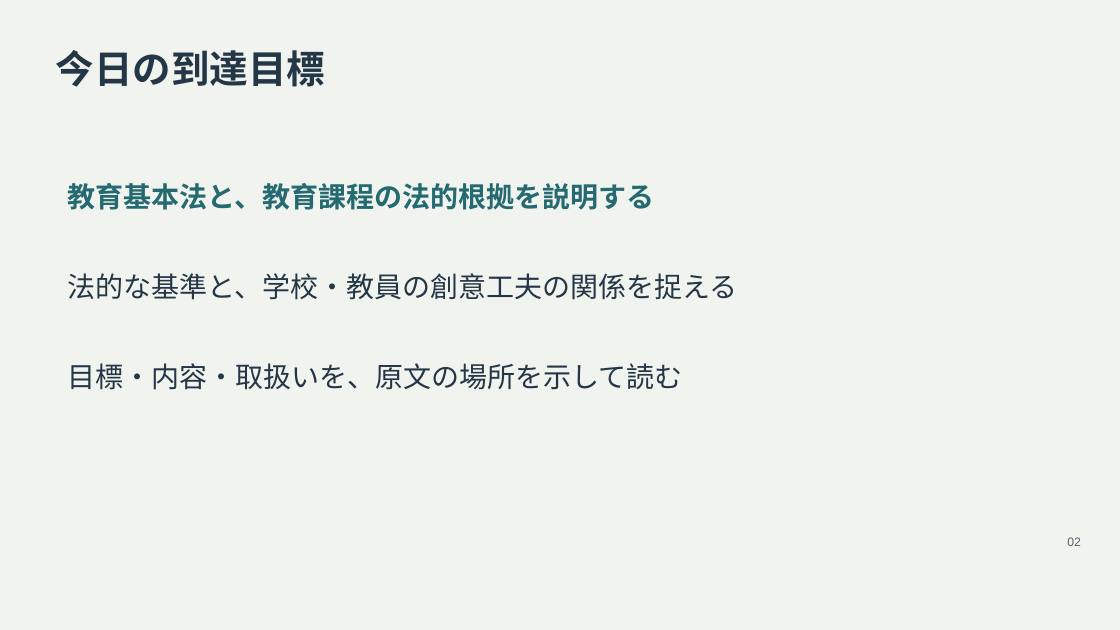
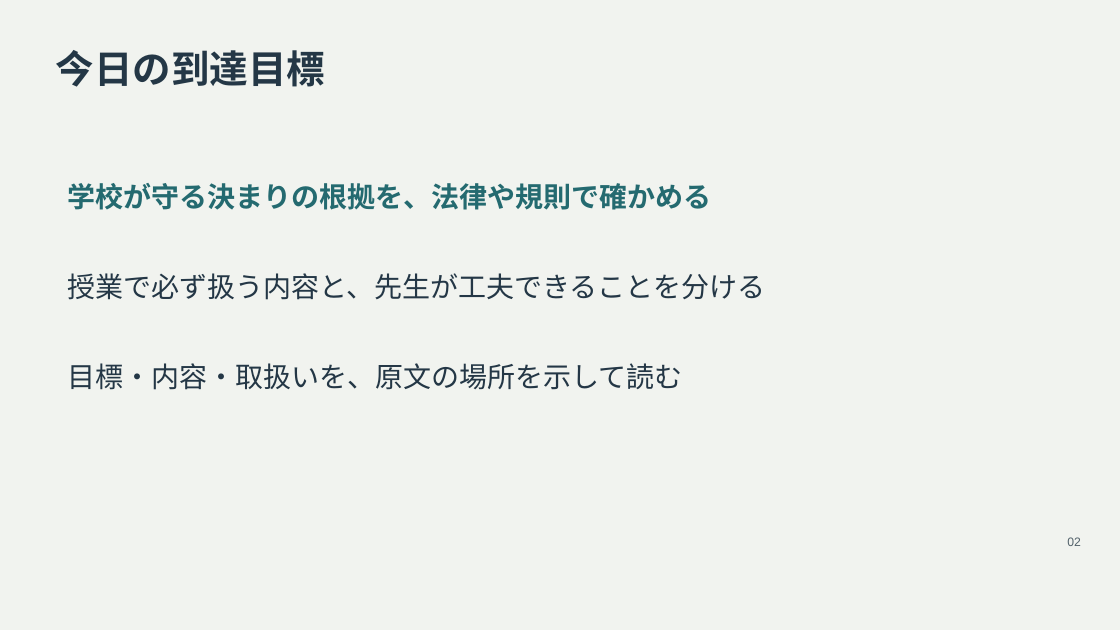
Before and after one commit to zooc-14calbp/industrial-education-i, a slide deck: slide 2 of lessons/05/slides.pptx. Drawn at 1120x630 pixels with LibreOffice and Linux fonts; fonts in the diff are those of the drawing. Boxes give left, top, right and bottom in pixels: in the first picture for what was removed or moved away, otherwise in the second. Text is boxed around its words. In the diff, an @@ line names an element or a change of style, - is before the commit and + after.

```diff
--- a/lessons/05/slides.pptx
+++ b/lessons/05/slides.pptx
@@ text at bbox=[67, 183, 711, 210]: text changed @@
-教育基本法と、教育課程の法的根拠を説明する
+学校が守る決まりの根拠を、法律や規則で確かめる
@@ text at bbox=[67, 273, 765, 300]: text changed @@
-法的な基準と、学校・教員の創意工夫の関係を捉える
+授業で必ず扱う内容と、先生が工夫できることを分ける
```
Also in this commit, not shown: 3 other slides changed, 11 other files.
